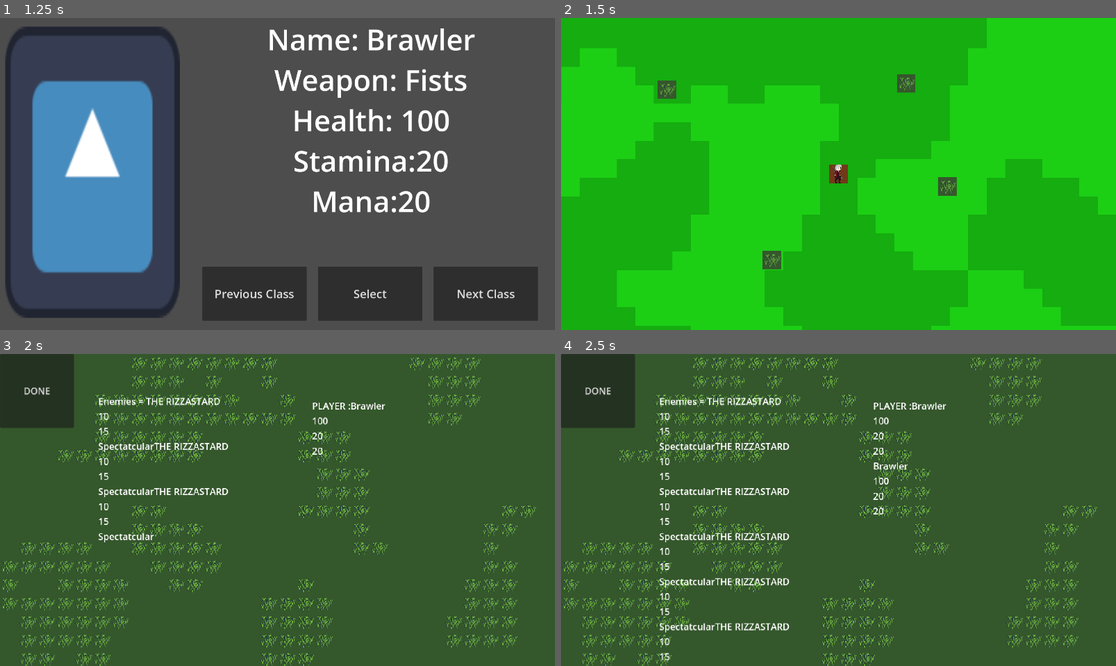
Above: before the commit, frames 1-4 (two rows, left to right).
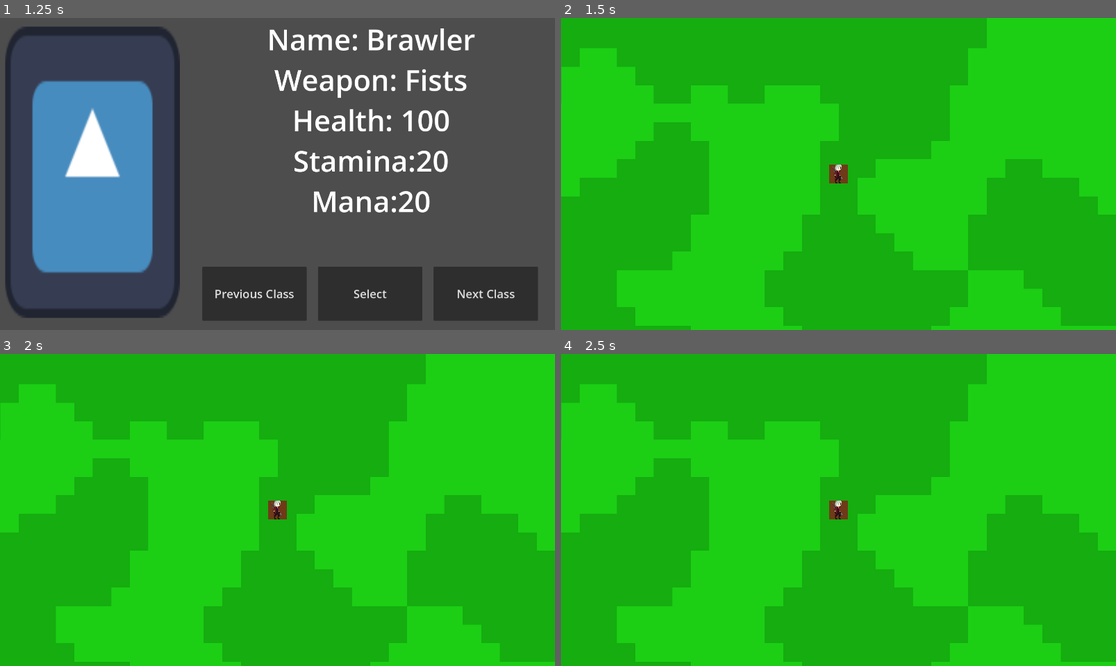
Above: after the commit, the same moments.

Repository: OwenFrakes/PBP.OJJ_RPG
Game: Godot game, scene res://Scenes/titleScreen.tscn
Two runs of this game, one before a commit and one after it. Both use one fixed random seed, a clock stepped at 60 frames per second and the inputs below. The engine's default icon, where the game draws it, is replaced by a stand-in: a white triangle on a blue panel in a dark square.
Inputs (mouse positions are in pixels of both pictures, inside the frame that each line leads up to):
- Up to frame 1 (1.25 s): click "Start Game" at 0.5 s
- Up to frame 2 (1.5 s): click "Select" at 1.25 s
- Up to frame 3 (2 s): no input
- Up to frame 4 (2.5 s): click (599, 391) at 2 s, where only the run before the commit has a clickable "DONE"

Frame 1 is identical in both runs. In frame 2, 0.8% of the frame differs, in the area x 17-72%, y 18-81%; in frame 3, 100%, in the area x 0-100%, y 0-100%; in frame 4, 100%.

Commit message:
Inventory System 2

Diff:
--- /dev/null
+++ b/pbp.ojj_rpg/Scenes/inventory.gd
@@ -0,0 +1,39 @@
+extends Control
+
+@onready var item_list = $Panel/ItemList
+@onready var remove_button = $Panel/RemoveItemButton
+
+# Called when the node enters the scene tree for the first time.
+func _ready() -> void:
+	hide()
+	item_list.item_selected.connect(activate_remove_button)
+
+# Called every frame. 'delta' is the elapsed time since the previous frame.
+func _process(delta: float) -> void:
+
+	if(Input.is_action_just_pressed("Inventory")):
+		if(self.visible == true):
+			hide()
+			get_tree().paused = false
+		else:
+			item_list.deselect_all()
+			remove_button.disabled = true
+			show()
+			get_tree().paused = true
+
+# Signal attached to this, AddButton.
+func add_item():
+	item_list.add_item("BANANA")
+
+func remove_item():
+	var selected_item = item_list.get_selected_items()
+
+	if(selected_item.size() == 0):
+		pass
+	elif(selected_item.size() > 0):
+		selected_item = selected_item[0]
+		item_list.remove_item(selected_item)
+		remove_button.disabled = true
+
+func activate_remove_button(index : int):
+	remove_button.disabled = false
--- a/pbp.ojj_rpg/Scenes/world.tscn
+++ b/pbp.ojj_rpg/Scenes/world.tscn
@@ -9,6 +9,7 @@
 [ext_resource type="Texture2D" uid="uid://bcvg07sc80vv" path="res://Resources/Tiles/TilePictures/GrassyTile.png" id="3_7myob"]
 [ext_resource type="Script" path="res://Scripts/generation.gd" id="4_31yte"]
 [ext_resource type="Script" path="res://Scripts/pause_menu.gd" id="5_awuil"]
+[ext_resource type="Script" path="res://Scenes/inventory.gd" id="6_68pg1"]
 [ext_resource type="Script" path="res://Scripts/battle_master.gd" id="7_8l8pn"]
 
 [sub_resource type="RectangleShape2D" id="RectangleShape2D_gjmx1"]
@@ -16,6 +17,9 @@
 
 [sub_resource type="RectangleShape2D" id="RectangleShape2D_cgvv3"]
 size = Vector2(64, 64)
+
+[sub_resource type="StyleBoxFlat" id="StyleBoxFlat_ofps5"]
+bg_color = Color(0.690236, 0.584584, 0.393931, 1)
 
 [sub_resource type="TileSetAtlasSource" id="TileSetAtlasSource_i3ao1"]
 texture = ExtResource("2_3e5v3")
@@ -35,7 +39,7 @@
 [node name="Node2D" type="Node2D"]
 
 [node name="NewEnemy" type="RigidBody2D" parent="."]
-position = Vector2(1569, 938)
+position = Vector2(800, 695)
 collision_layer = 2
 linear_damp = 1.0
 angular_damp = 1000.0
@@ -45,48 +49,6 @@
 shape = SubResource("RectangleShape2D_gjmx1")
 
 [node name="Sprite2D" type="Sprite2D" parent="NewEnemy"]
-texture_filter = 1
-texture = ExtResource("1_2uw6j")
-
-[node name="NewEnemy2" type="RigidBody2D" parent="."]
-position = Vector2(2518, 893)
-collision_layer = 2
-linear_damp = 1.0
-angular_damp = 1000.0
-script = ExtResource("1_6iywq")
-
-[node name="CollisionShape2D" type="CollisionShape2D" parent="NewEnemy2"]
-shape = SubResource("RectangleShape2D_gjmx1")
-
-[node name="Sprite2D" type="Sprite2D" parent="NewEnemy2"]
-texture_filter = 1
-texture = ExtResource("1_2uw6j")
-
-[node name="NewEnemy3" type="RigidBody2D" parent="."]
-position = Vector2(2725, 1323)
-collision_layer = 2
-linear_damp = 1.0
-angular_damp = 1000.0
-script = ExtResource("1_6iywq")
-
-[node name="CollisionShape2D" type="CollisionShape2D" parent="NewEnemy3"]
-shape = SubResource("RectangleShape2D_gjmx1")
-
-[node name="Sprite2D" type="Sprite2D" parent="NewEnemy3"]
-texture_filter = 1
-texture = ExtResource("1_2uw6j")
-
-[node name="NewEnemy4" type="RigidBody2D" parent="."]
-position = Vector2(1933, 1661)
-collision_layer = 2
-linear_damp = 1.0
-angular_damp = 1000.0
-script = ExtResource("1_6iywq")
-
-[node name="CollisionShape2D" type="CollisionShape2D" parent="NewEnemy4"]
-shape = SubResource("RectangleShape2D_gjmx1")
-
-[node name="Sprite2D" type="Sprite2D" parent="NewEnemy4"]
 texture_filter = 1
 texture = ExtResource("1_2uw6j")
 
@@ -162,6 +124,69 @@
 grow_horizontal = 2
 theme = ExtResource("2_g36tr")
 text = "Quit Game"
+
+[node name="Control" type="Control" parent="Player"]
+process_mode = 3
+layout_mode = 3
+anchors_preset = 1
+anchor_left = 1.0
+anchor_right = 1.0
+offset_left = -960.0
+offset_top = -540.0
+offset_right = 960.0
+offset_bottom = 540.0
+grow_horizontal = 0
+script = ExtResource("6_68pg1")
+
+[node name="Panel" type="Panel" parent="Player/Control"]
+custom_minimum_size = Vector2(600, 0)
+layout_mode = 1
+anchors_preset = 9
+anchor_bottom = 1.0
+grow_vertical = 2
+theme_override_styles/panel = SubResource("StyleBoxFlat_ofps5")
+
+[node name="ItemList" type="ItemList" parent="Player/Control/Panel"]
+z_index = 5
+layout_mode = 1
+anchors_preset = 8
+anchor_left = 0.5
+anchor_top = 0.5
+anchor_right = 0.5
+anchor_bottom = 0.5
+offset_left = -225.0
+offset_top = -450.0
+offset_right = 225.0
+offset_bottom = 450.0
+grow_horizontal = 2
+grow_vertical = 2
+focus_mode = 0
+item_count = 1
+item_0/text = "Item!"
+
+[node name="AddButton" type="Button" parent="Player/Control/Panel"]
+layout_mode = 0
+offset_left = 128.0
+offset_top = 41.0
+offset_right = 136.0
+offset_bottom = 49.0
+text = "ADD BANANA
+"
+
+[node name="RemoveItemButton" type="Button" parent="Player/Control/Panel"]
+layout_mode = 1
+anchors_preset = 7
+anchor_left = 0.5
+anchor_top = 1.0
+anchor_right = 0.5
+anchor_bottom = 1.0
+offset_left = -172.0
+offset_top = -59.0
+offset_right = -61.0
+offset_bottom = -28.0
+grow_horizontal = 2
+grow_vertical = 0
+text = "Remove Item"
 
 [node name="Generation" type="TileMapLayer" parent="."]
 z_index = -5
@@ -215,4 +240,6 @@
 [connection signal="pressed" from="Player/PauseMenu/ResumeBtn" to="Player" method="pauseMenu"]
 [connection signal="pressed" from="Player/PauseMenu/MainMenuBtn" to="Player" method="mainMenu"]
 [connection signal="pressed" from="Player/PauseMenu/QuitBtn" to="Player" method="quitGame"]
+[connection signal="pressed" from="Player/Control/Panel/AddButton" to="Player/Control" method="add_item"]
+[connection signal="pressed" from="Player/Control/Panel/RemoveItemButton" to="Player/Control" method="remove_item"]
 [connection signal="pressed" from="BattleCamera/Button" to="Player" method="battleWin"]
--- a/pbp.ojj_rpg/Scripts/player_stats.gd
+++ b/pbp.ojj_rpg/Scripts/player_stats.gd
@@ -8,7 +8,7 @@
 var player_inventory = [[Item_Base.new(),null,null],[null,null,null],[null,null,null]]
 
 func stringInfo() -> String:
-	return selected_player_class.getName() + "\n" + \
+		return selected_player_class.getName() + "\n" + \
 		   str(selected_player_class.getHealth()) + "\n" + \
 		   str(selected_player_class.getStamina()) + "\n" + \
 		   str(selected_player_class.getMana()) + "\n"
Not shown: 1 places in pbp.ojj_rpg/Scenes/world.tscn that only renumber resources
